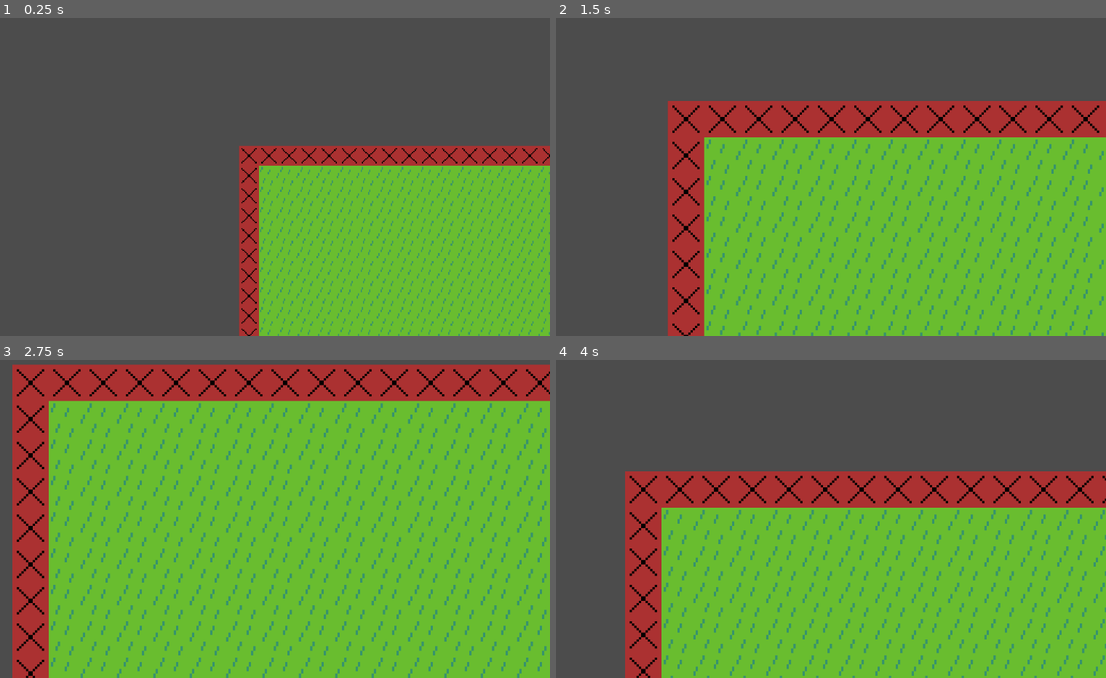
Above: before the commit, frames 1-4 (two rows, left to right).
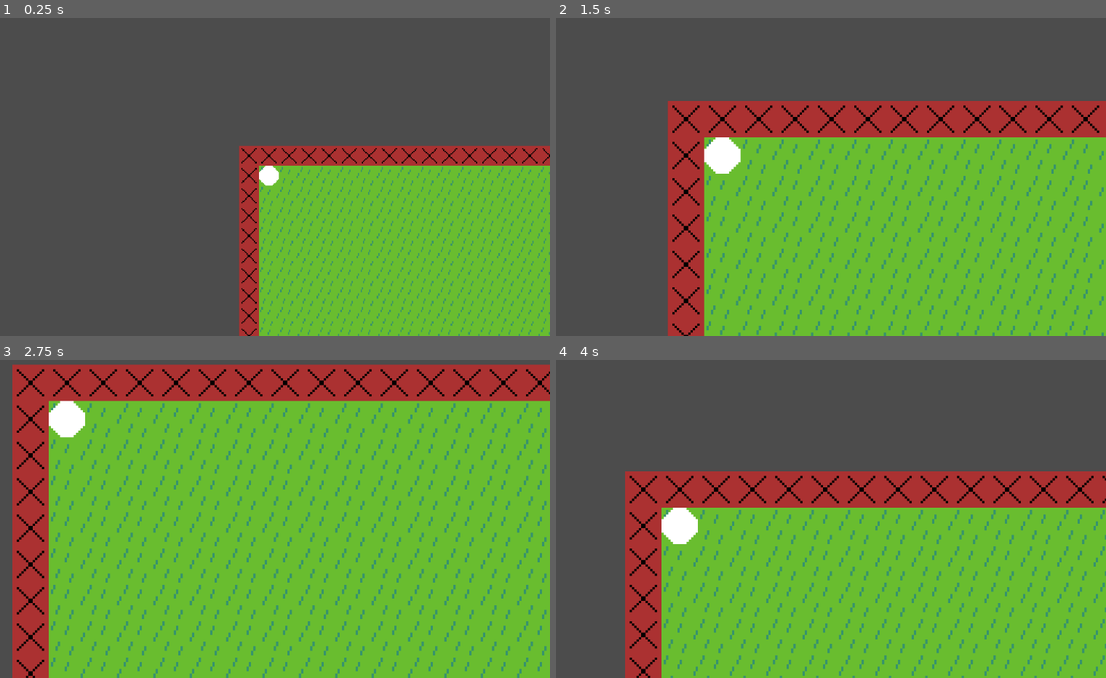
Above: after the commit, the same moments.

Repository: mslinklater/robozos
Game: Godot game, scene res://game.tscn
The game is run twice, just before and just after one commit, with the same random seed, the same clock (stepped at 60 frames per second) and the same inputs.
Inputs:
- Up to frame 1 (0.25 s): no input
- Up to frame 2 (1.5 s): hold Right (ui_right) 0.53-1.28 s; hold Down (ui_down) from 1.28 s (still down)
- Up to frame 3 (2.75 s): release Down (ui_down) at 2.03 s; hold Right (ui_right) from 2.03 s (still down)
- Up to frame 4 (4 s): release Right (ui_right) at 2.78 s; hold Up (ui_up) 2.78-3.53 s; hold Left (ui_left) from 3.53 s (still down)

The runs differ from the first frame. In frame 1, 0.2% of the frame differs, in the area x 47-51%, y 46-53%; in frame 2, 0.6%, in the area x 26-34%, y 37-49%; in frame 3, 0.6%; in frame 4, 0.6%.

Commit message:
Started on the Nav and Robot stuff

Diff:
--- /dev/null
+++ b/Actors/Robot.gd
@@ -0,0 +1,11 @@
+extends Node2D
+
+var nav = null
+
+func _ready():
+	nav = load("res://Systems/MyAStar.gd").new()
+	position = Vector2(Graphics.kTileSize/2, Graphics.kTileSize/2)
+	print("Robot is set up")
+
+func _draw():
+	nav.debug_draw()
--- /dev/null
+++ b/Actors/Robot.tscn
@@ -0,0 +1,10 @@
+[gd_scene load_steps=3 format=2]
+
+[ext_resource path="res://Actors/Robot.gd" type="Script" id=1]
+[ext_resource path="res://Sprites/Robot.png" type="Texture" id=2]
+
+[node name="Robot" type="Node2D"]
+script = ExtResource( 1 )
+
+[node name="Sprite" type="Sprite" parent="."]
+texture = ExtResource( 2 )
--- a/Game.gd
+++ b/Game.gd
@@ -26,6 +26,6 @@
 		lowTileMap.set_cell(x, -1, Graphics.BGTiles.Warning)
 		lowTileMap.set_cell(x, mapHeight, Graphics.BGTiles.Warning)
 
-func _process(delta):
+func _process(_delta):
 	if Input.is_action_just_pressed("quit_game"):
 		get_tree().quit(0)
--- a/Singletons/Graphics.gd
+++ b/Singletons/Graphics.gd
@@ -4,3 +4,5 @@
 	Grass = 0,
 	Warning = 1
 }
+
+const kTileSize = 16
--- /dev/null
+++ b/Systems/MyAStar.gd
@@ -0,0 +1,19 @@
+extends AStar
+
+
+# Declare member variables here. Examples:
+# var a = 2
+# var b = "text"
+
+
+# Called when the node enters the scene tree for the first time.
+func _ready():
+	pass # Replace with function body.
+
+
+# Called every frame. 'delta' is the elapsed time since the previous frame.
+#func _process(delta):
+#	pass
+
+func debug_draw():
+	pass
--- a/game.tscn
+++ b/game.tscn
@@ -1,8 +1,9 @@
-[gd_scene load_steps=4 format=2]
+[gd_scene load_steps=5 format=2]
 
 [ext_resource path="res://TileSets/background_tileset.tres" type="TileSet" id=1]
 [ext_resource path="res://Game.gd" type="Script" id=2]
 [ext_resource path="res://Actors/Player.tscn" type="PackedScene" id=3]
+[ext_resource path="res://Actors/Robot.tscn" type="PackedScene" id=4]
 
 [node name="Game" type="Node2D"]
 script = ExtResource( 2 )
@@ -22,3 +23,5 @@
 }
 
 [node name="Player" parent="." instance=ExtResource( 3 )]
+
+[node name="Robot" parent="." instance=ExtResource( 4 )]
--- a/project.godot
+++ b/project.godot
@@ -36,6 +36,16 @@
 "events": [ Object(InputEventKey,"resource_local_to_scene":false,"resource_name":"","device":0,"alt":false,"shift":false,"control":false,"meta":false,"command":false,"pressed":false,"scancode":16777217,"unicode":0,"echo":false,"script":null)
  ]
 }
+zoom_in={
+"deadzone": 0.5,
+"events": [ Object(InputEventMouseButton,"resource_local_to_scene":false,"resource_name":"","device":0,"alt":false,"shift":false,"control":false,"meta":false,"command":false,"button_mask":0,"position":Vector2( 0, 0 ),"global_position":Vector2( 0, 0 ),"factor":1.0,"button_index":4,"pressed":false,"doubleclick":false,"script":null)
+ ]
+}
+zoom_out={
+"deadzone": 0.5,
+"events": [ Object(InputEventMouseButton,"resource_local_to_scene":false,"resource_name":"","device":0,"alt":false,"shift":false,"control":false,"meta":false,"command":false,"button_mask":0,"position":Vector2( 0, 0 ),"global_position":Vector2( 0, 0 ),"factor":1.0,"button_index":5,"pressed":false,"doubleclick":false,"script":null)
+ ]
+}
 
 [rendering]
 
Binary file added: Sprites/Robot.png
Not shown, added: Sprites/Robot.png.import
Binary file added: SrcAssets/Robot.aseprite
